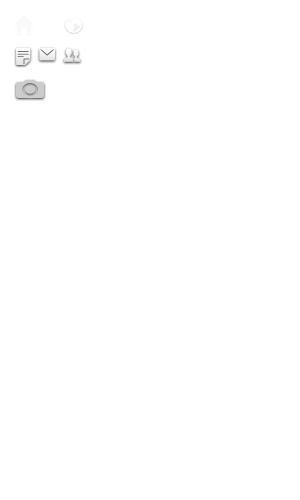
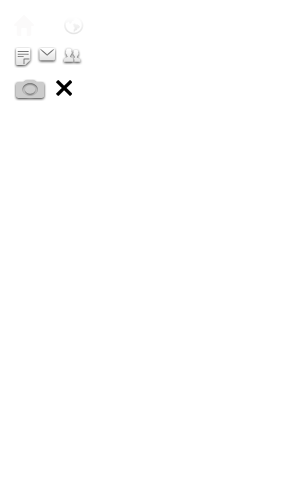
Two versions of the same layered image (300x500). Layer-by-layer changes:
added layer "Layer 3" above "Layer 2" over [56, 80, 72, 96]
